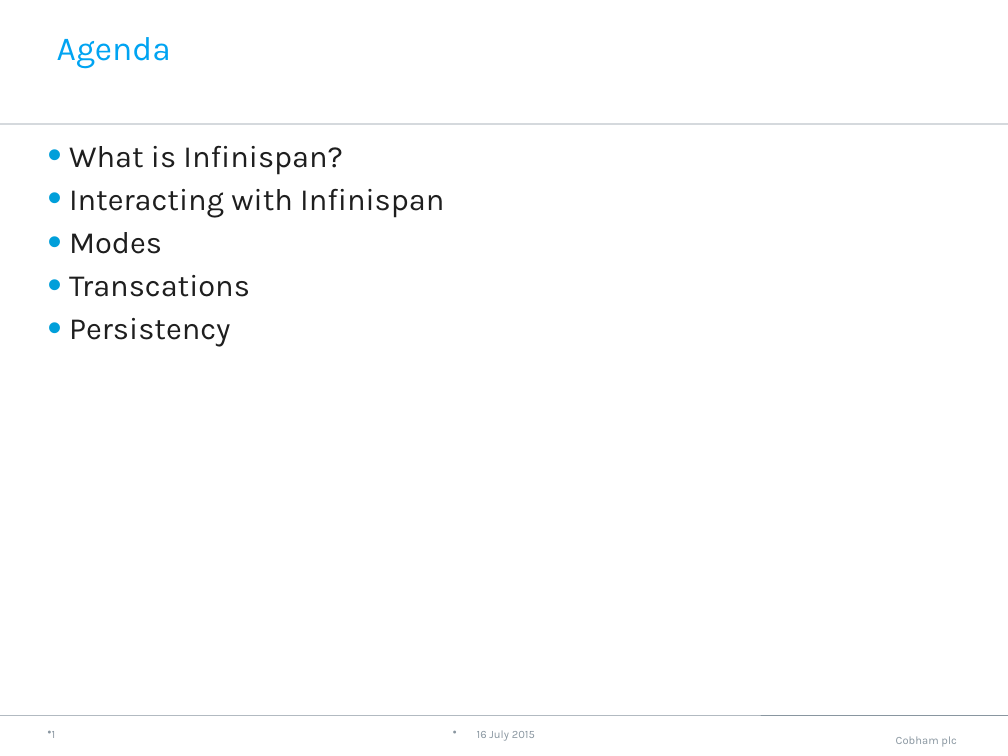
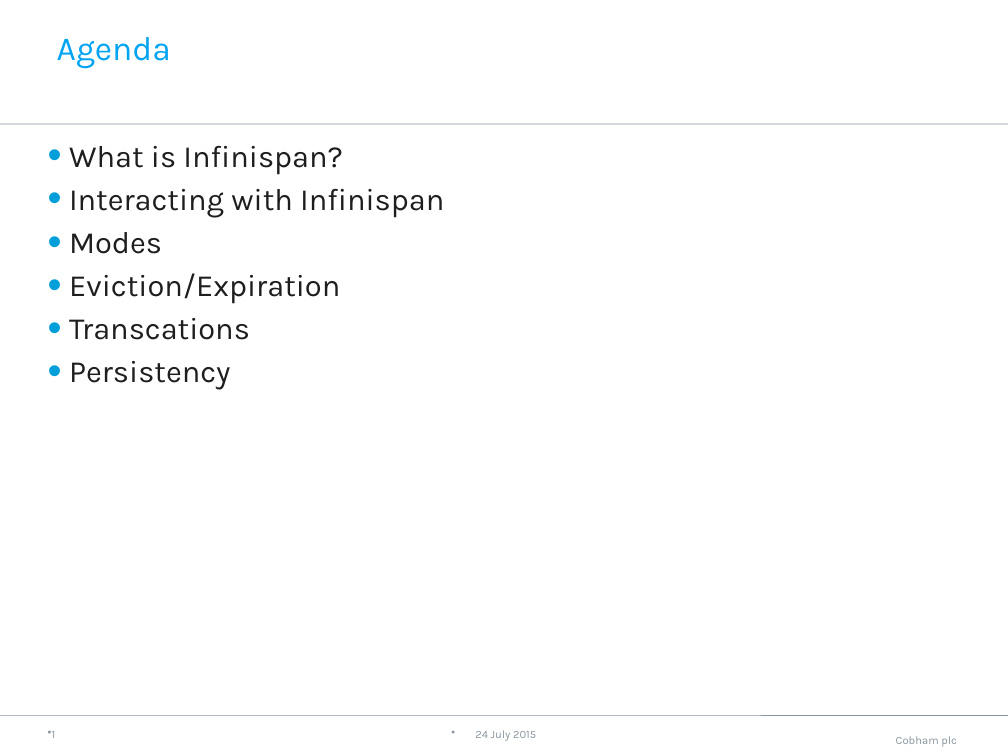
Before and after one commit to neha-bansal/Demos, a slide deck: slide 2 of infinispan-embedded-tutorial/Infinispan.pptx. Drawn at 1008x756 pixels with LibreOffice and Linux fonts; fonts in the diff are those of the drawing; background and template pictures are left out. Boxes give left, top, right and bottom in pixels: in the first picture for what was removed or moved away, otherwise in the second. Text is boxed around its words. In the diff, an @@ line names an element or a change of style, - is before the commit and + after.

```diff
--- a/infinispan-embedded-tutorial/Infinispan.pptx
+++ b/infinispan-embedded-tutorial/Infinispan.pptx
@@ text at bbox=[69, 273, 340, 304]: paragraph added @@
+• Eviction/Expiration
@@ text at bbox=[475, 730, 536, 741]: text changed @@
-16 July 2015
+24 July 2015
```
Also in this commit, not shown: 10 other slides changed, 2 slides added, 1 slide removed, 4 other files.
